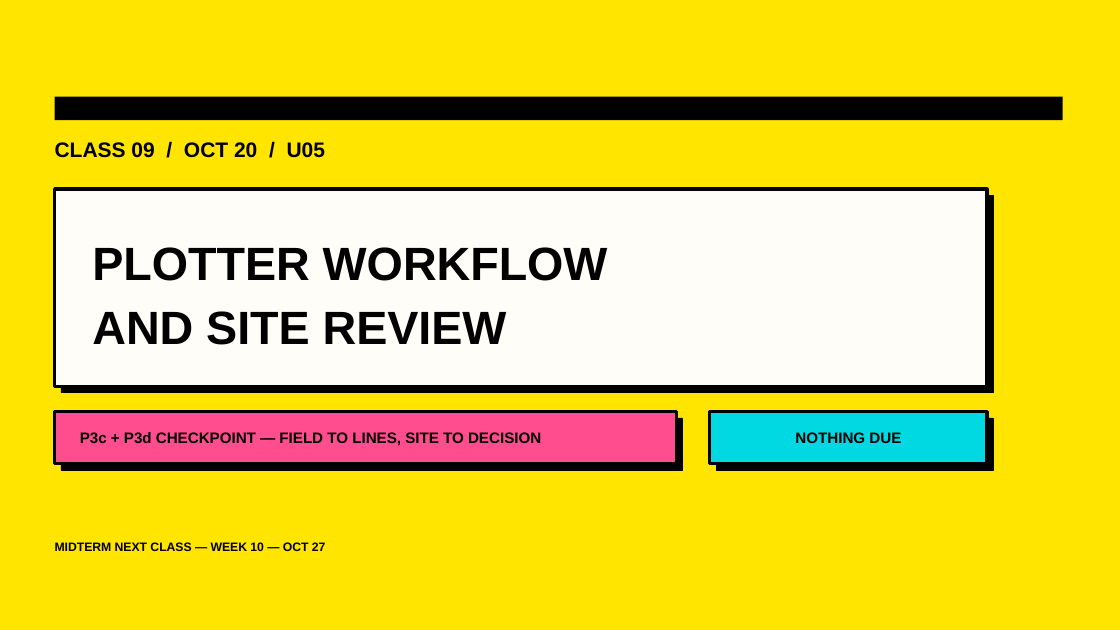
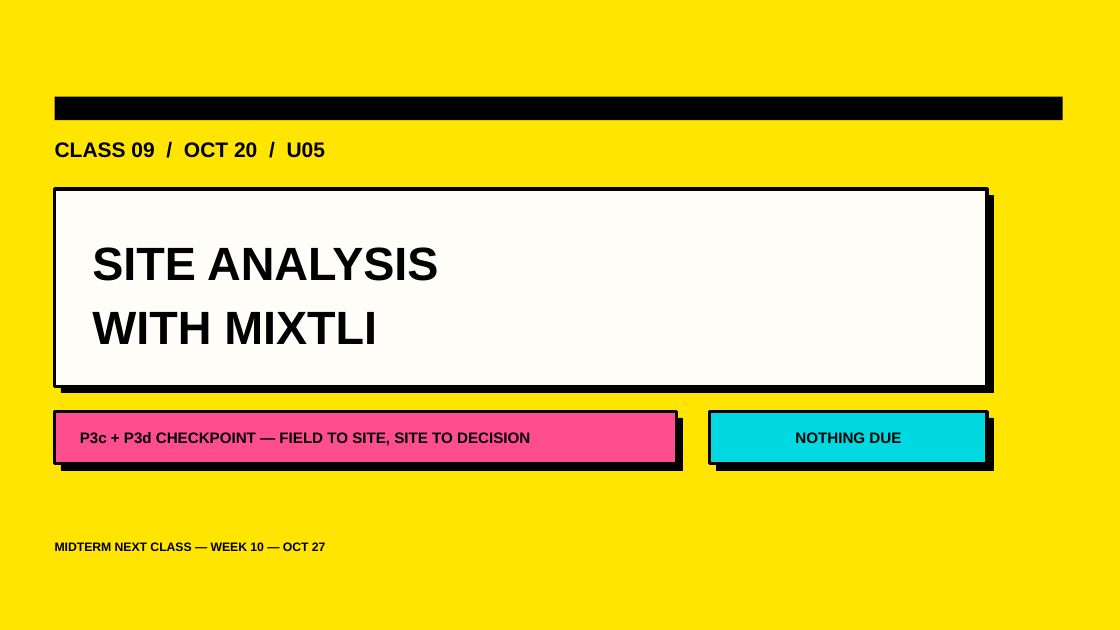
Before and after one commit to luigipacheco/arc3133, a slide deck: slide 1 of slides/ARC3133_Class09.pptx. Drawn at 1120x630 pixels with LibreOffice and Linux fonts; fonts in the diff are those of the drawing. Boxes give left, top, right and bottom in pixels: in the first picture for what was removed or moved away, otherwise in the second. Text is boxed around its words. In the diff, an @@ line names an element or a change of style, - is before the commit and + after.

```diff
--- a/slides/ARC3133_Class09.pptx
+++ b/slides/ARC3133_Class09.pptx
@@ text at (92,247,438,344): text changed @@
-PLOTTER WORKFLOW
-AND SITE REVIEW
+SITE ANALYSIS
+WITH MIXTLI
@@ text at (80,432,530,446): text changed @@
-P3c + P3d CHECKPOINT — FIELD TO LINES, SITE TO DECISION
+P3c + P3d CHECKPOINT — FIELD TO SITE, SITE TO DECISION
```
Also in this commit, not shown: 4 other slides changed, 4 slides added, 5 slides removed, 10 other files.
